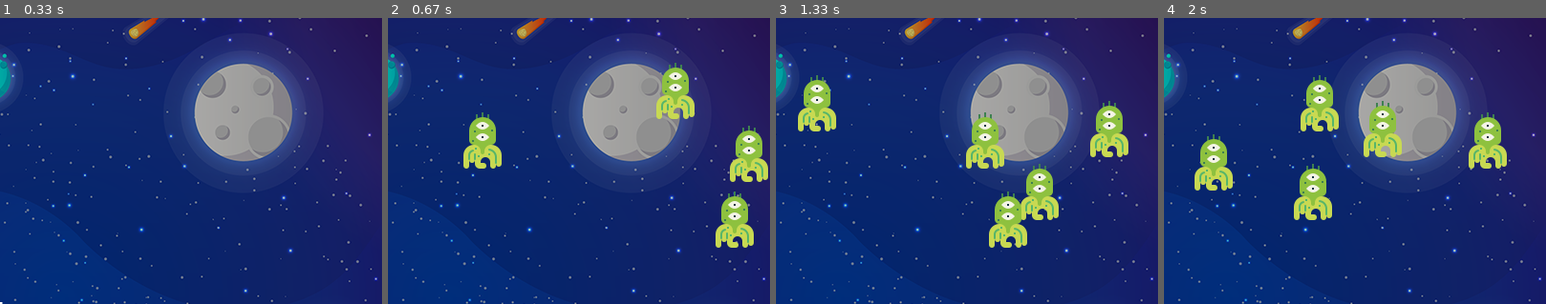
Above: before the commit, frames 1-4 (left to right).
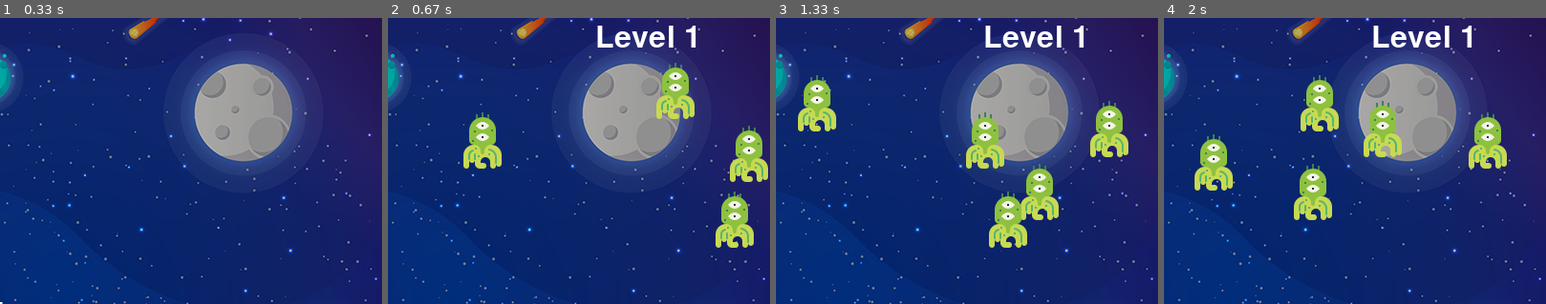
Above: after the commit, the same moments.

Repository: littlepippilongstocking/Space-Invaders-PyGame
Game: pygame game, started from space-improvements.py
Same seed, same stepped clock (60 frames per second), same inputs: the game is played once before the commit and once after it.
Inputs:
- Up to frame 1 (0.33 s): no input
- Up to frame 2 (0.67 s): click "Play" at 0.38 s
- Up to frame 3 (1.33 s): hold Right 0.67-1.13 s; hold Right from 1.17 s (still down); tap Space at 1.23 s
- Up to frame 4 (2 s): tap Space at 1.53, 1.73 s; release Right at 1.63 s; hold Left from 1.67 s (still down)
The pictures show only the part of the screen within x 48-98%, y 1-51%; the shares and areas given below are measured in that part.

Frame 1 is identical in both runs. In frame 2, 0.8% of the frame differs, in the area x 54-81%, y 2-11%; in frame 3, 0.8%; in frame 4, 0.8%.

Commit message:
Level bug fixed

Diff:
--- a/space-improvements.py
+++ b/space-improvements.py
@@ -63,6 +63,12 @@
 textX = 10
 textY = 10
 
+# Level
+level_value = 1
+level_font = pygame.font.Font('freesansbold.ttf', 32)
+levelX = 600
+levelY = 10
+
 # Game Over
 game_over = pygame.font.Font('freesansbold.ttf', 64)
 
@@ -75,6 +81,26 @@
 def show_score(x, y):
     score = font.render("Score: " + str(score_value), True, (255, 255, 255))
     screen.blit(score, (x, y))
+
+
+def show_level(x, y):
+    global score_value
+    if score_value <= 10:
+        level = level_font.render("Level " + str(1), True, (255, 255, 255))
+        screen.blit(level, (x, y))
+    elif 10 < score_value < 30:
+        level = level_font.render("Level " + str(2), True, (255, 255, 255))
+        screen.blit(level, (x, y))
+    elif (30) < score_value < 40:
+        level = level_font.render("Level " + str(3), True, (255, 255, 255))
+        screen.blit(level, (x, y))
+    elif 40 <= score_value < 50:
+        level = level_font.render("Level " + str(4), True, (255, 255, 255))
+        screen.blit(level, (x, y))
+    elif 50 <= score_value < 60:
+        level = level_font.render("Level " + str(5), True, (255, 255, 255))
+        screen.blit(level, (x, y))
+
 
 
 def player(x, y):
@@ -103,11 +129,12 @@
 def play():
     player(playerX, playerY)
     show_score(textX, textY)
+    show_level(levelX, levelY)
     pygame.display.update()
 
 
 # Game Loop
-def main_loop():
+def game_loop():
     global score_value, playerX, playerY, playerX_change, \
         bulletY, bulletX, bullet_state, bulletY_change, bulletX_change
     isRunning = True
@@ -182,20 +209,21 @@
         play()
 
 
-def main_menu():
+def main():
     title_font = pygame.font.SysFont("freesansbold.ttf", 60)
-    run = True
-    while run:
+    isRunning = True
+    while isRunning:
         screen.blit(background, (0, 0))
         title_label = title_font.render("Play", 1, (255, 255, 255))
         screen.blit(title_label, (350, 300))
         pygame.display.update()
         for event in pygame.event.get():
             if event.type == pygame.QUIT:
-                run = False
+                isRunning = False
             if event.type == pygame.MOUSEBUTTONDOWN:
-                main_loop()
-    # pygame.quit()
-
-
-main_menu()
+                game_loop()
+    pygame.quit()
+
+
+if __name__ == "__main__":
+    main()
